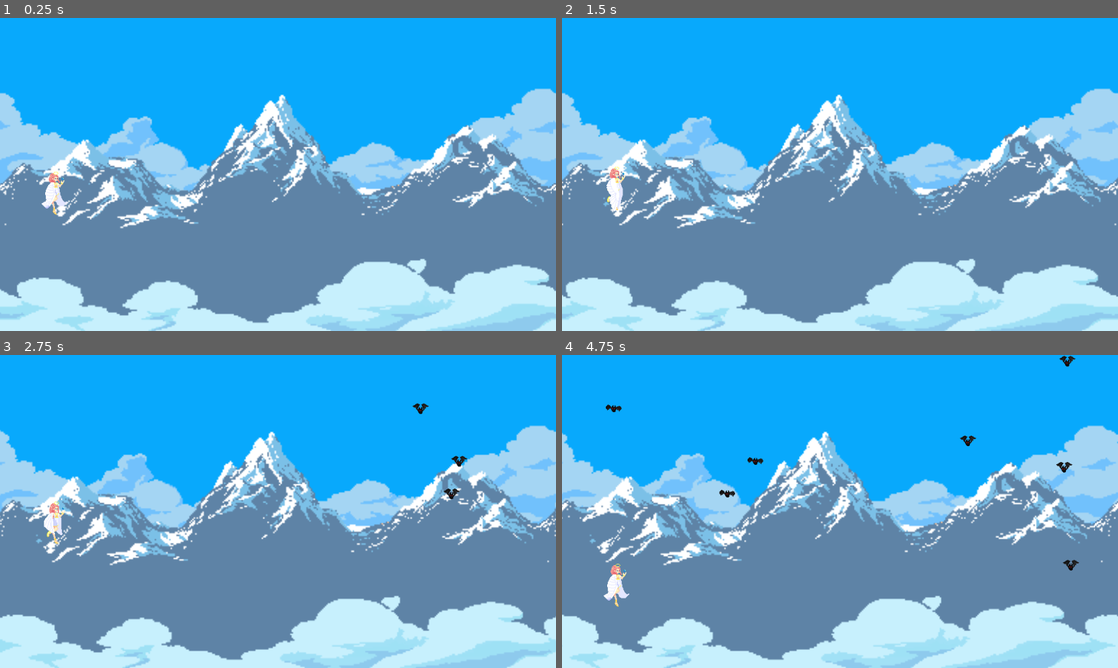
Above: before the commit, frames 1-4 (two rows, left to right).
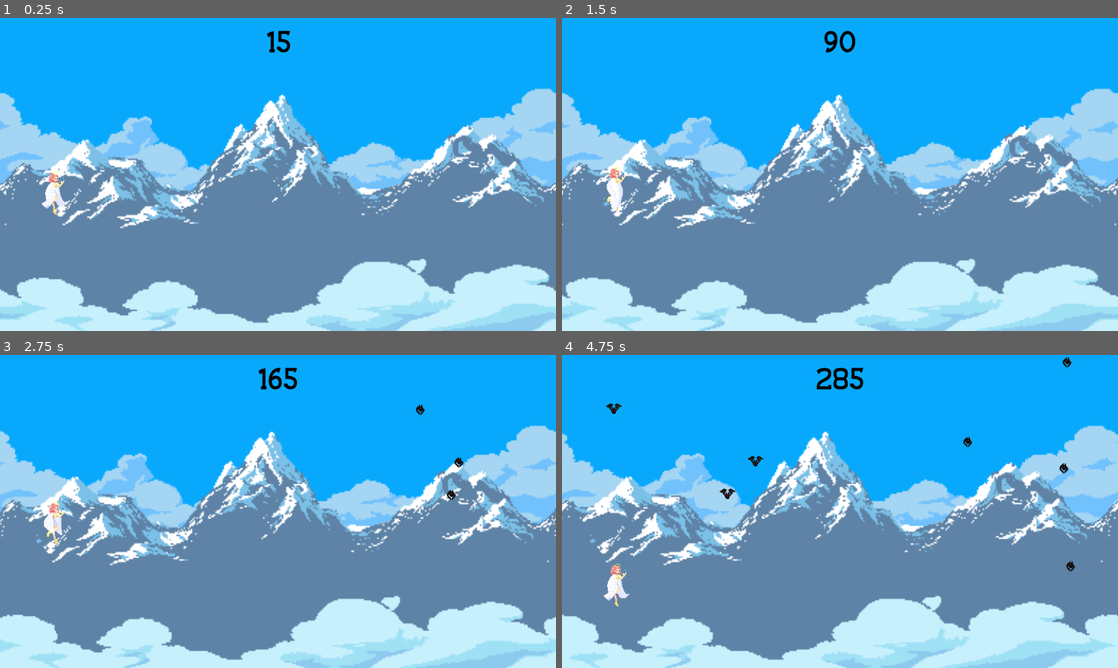
Above: after the commit, the same moments.

Repository: Loupine/AngelFree2D
Game: Godot game, scene res://World/World.tscn
The game is run twice, just before and just after one commit, with the same random seed, the same clock (stepped at 60 frames per second) and the same inputs.
Inputs:
- Up to frame 1 (0.25 s): no input
- Up to frame 2 (1.5 s): hold Space (fly_up) 0.53-1.28 s
- Up to frame 3 (2.75 s): hold Space (fly_up) from 2.03 s (still down)
- Up to frame 4 (4.75 s): release Space (fly_up) at 3.53 s

The runs differ from the first frame. In frame 1, 0.2% of the frame differs, in the area x 48-53%, y 4-12%; in frame 2, 0.2%; in frame 3, 0.4%; in frame 4, 0.7%, in the area x 7-93%, y 0-70%.

Commit message:
Add score label

Diff:
--- a/project/BatEnemy/BatEnemy.tscn
+++ b/project/BatEnemy/BatEnemy.tscn
@@ -55,7 +55,7 @@
 scale = Vector2( 2, 2 )
 frames = SubResource( 7 )
 animation = "flying"
-frame = 2
+frame = 4
 playing = true
 
 [node name="CollisionShape2D" type="CollisionShape2D" parent="."]
--- a/project/World/World.gd
+++ b/project/World/World.gd
@@ -1,12 +1,22 @@
 extends Control
 
 
+var _is_player_alive := true
+var _score := 0
+
 onready var bat_enemy_preload := preload("res://BatEnemy/BatEnemy.tscn")
 onready var player := get_node("Player")
+onready var score_label := get_node("ScoreLabel")
 
 
 func _ready()-> void:
 	randomize()
+
+
+func _physics_process(_delta)-> void:
+	if _is_player_alive:
+		_score += 1
+		score_label.text = String(_score)
 
 
 func _spawn_enemies(var count : int)-> void:
--- a/project/World/World.tscn
+++ b/project/World/World.tscn
@@ -1,11 +1,18 @@
-[gd_scene load_steps=5 format=2]
+[gd_scene load_steps=7 format=2]
 
 [ext_resource path="res://Player/Player.tscn" type="PackedScene" id=1]
 [ext_resource path="res://World/World.gd" type="Script" id=2]
 [ext_resource path="res://ParallaxBackground/ParallaxBackground.tscn" type="PackedScene" id=3]
+[ext_resource path="res://Common/Cabal-w5j3.ttf" type="DynamicFontData" id=4]
 
 [sub_resource type="RectangleShape2D" id=1]
 extents = Vector2( 989, 26.5 )
+
+[sub_resource type="DynamicFont" id=2]
+size = 100
+outline_size = 1
+outline_color = Color( 0, 0, 0, 1 )
+font_data = ExtResource( 4 )
 
 [node name="World" type="Control"]
 anchor_right = 1.5
@@ -40,4 +47,15 @@
 [node name="Player" parent="." instance=ExtResource( 1 )]
 position = Vector2( 200, 536 )
 
+[node name="ScoreLabel" type="Label" parent="."]
+anchor_right = 1.0
+anchor_bottom = 0.155
+margin_bottom = -0.399994
+custom_colors/font_color = Color( 0, 0, 0, 1 )
+custom_fonts/font = SubResource( 2 )
+text = "0
+"
+align = 1
+valign = 1
+
 [connection signal="timeout" from="SpawnTimer" to="." method="_on_SpawnTimer_timeout"]
Binary file added: project/Common/Cabal-w5j3.ttf
